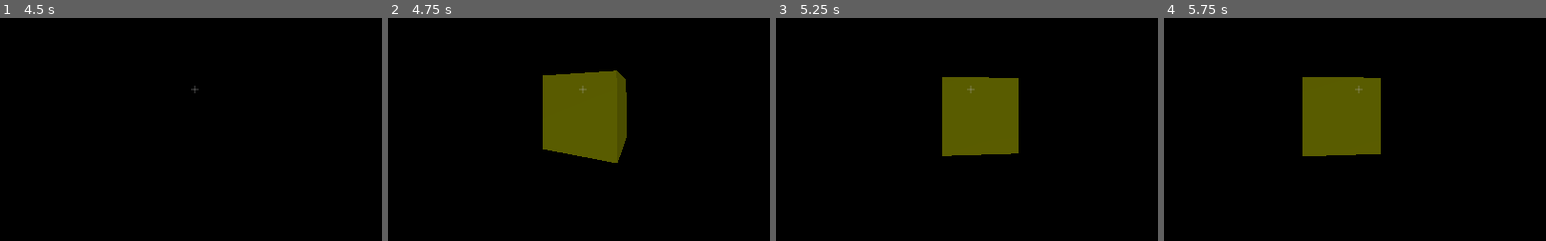
Above: before the commit, frames 1-4 (left to right).
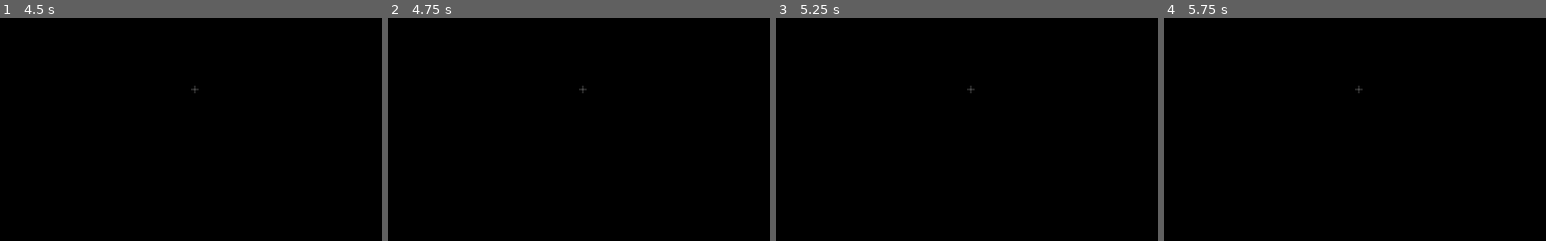
Above: after the commit, the same moments.

Repository: cozyBrain/NeuralNetworkBuilder
Game: Godot game, scene res://Session.tscn
The game is run twice, just before and just after one commit, with the same random seed, the same clock (stepped at 60 frames per second) and the same inputs.
Inputs (mouse positions are % of the whole screen's width and height, from its top left):
- Up to frame 1 (4.5 s): tap Enter at 0.5, 2.75, 4.25 s; move the mouse to (55, 50) at 0.52 s; hold W from 0.53 s (still down); tap E (KEY_E) at 0.6 s; click (55, 50) at 0.67 s; tap Space at 0.77, 1.52, 2, 3.02, 3.5, 3.77 s; tap F (KEY_F, bound only after the commit) at 0.8, 1.35 s; move the mouse to (45, 50) at 1.27 s; click (45, 50) at 1.42 s; tap 1 at 1.55 s; move the mouse to (52, 48) at 2.02 s; hold 1 2.03-2.78 s; click (52, 48) at 2.17 s; tap 2 at 2.3, 2.85 s; move the mouse to (49, 52) at 2.77 s; click (49, 52) at 2.92 s; tap 3 at 3.05 s; move the mouse to (57, 51) at 3.52 s; hold 3 3.53-4.28 s; click (57, 51) at 3.67 s; tap 4 at 3.8, 4.35 s; move the mouse to (42, 49) at 4.27 s; click (42, 49) at 4.42 s
- Up to frame 2 (4.75 s): keep holding W; tap Space at 4.52 s; tap 5 at 4.55 s
- Up to frame 3 (5.25 s): keep holding W; move the mouse to (51, 50) at 5.02 s; hold 5 from 5.03 s (still down); click (51, 50) at 5.17 s
- Up to frame 4 (5.75 s): keep holding W; keep holding 5; tap 6 at 5.3 s
The pictures show only the part of the screen within x 24-74%, y 34-84%; the shares and areas given below are measured in that part.

Frame 1 is identical in both runs. In frame 2, 8.1% of the frame differs, in the area x 40-63%, y 23-65%; in frame 3, 6.9%; in frame 4, 7.2%.

Commit message:
start to make hotbarSubSelection

Diff:
--- a/Nodes/N_OverlappingBodyDetectorNode/N_OverlappingBodyDetectorNode.tscn
+++ b/Nodes/N_OverlappingBodyDetectorNode/N_OverlappingBodyDetectorNode.tscn
@@ -6,7 +6,7 @@
 
 [sub_resource type="SpatialMaterial" id=2]
 flags_transparent = true
-albedo_color = Color( 0.976471, 1, 0, 0.0745098 )
+albedo_color = Color( 0.976471, 1, 0, 0.0313726 )
 
 [sub_resource type="CubeMesh" id=3]
 material = SubResource( 2 )
--- a/Player/Player.gd
+++ b/Player/Player.gd
@@ -10,9 +10,12 @@
 var session_path = G.default_session_path
 var Output : float = 0.5
 var Type : int = G.N_Types.Player
+var aim : Basis
 
 var hotbarSelection : int  # 0 ~ 9
 var prevHotbarSelection : int = -1
+var hotbarSubSelection : bool = false
+
 const toolcode = {  # Every toolcodes after the code n are sorted by times. ex) n, NC, B then, NC is created earlier than B.
 	NII="NodeInfoIndicator", SC="SquareConnector", PC="PointConnector",
 	H="Hand", n="none", NC="NodeCreator",
@@ -25,7 +28,7 @@
 func _physics_process(delta):
 	# movement
 	var direction = Vector3()
-	var aim = $Yaxis/Camera.get_camera_transform().basis
+	aim = $Yaxis/Camera.get_camera_transform().basis
 	if Input.is_key_pressed(KEY_W):
 		direction -= aim.z
 	if Input.is_key_pressed(KEY_S):
@@ -47,52 +50,15 @@
 	velocity = velocity.linear_interpolate(target, FLY_ACCEL * delta)
 	move_and_slide(velocity)
 
-
-	# hotBarSelection
-	if Input.is_key_pressed(KEY_1):  # add prev hotbar to detect if the player changes tool.
-		hotbarSelection = 0
-	elif Input.is_key_pressed(KEY_2):
-		hotbarSelection = 1
-	elif Input.is_key_pressed(KEY_3):
-		hotbarSelection = 2
-	elif Input.is_key_pressed(KEY_4):
-		hotbarSelection = 3
-	elif Input.is_key_pressed(KEY_5):
-		hotbarSelection = 4
-	elif Input.is_key_pressed(KEY_6):
-		hotbarSelection = 5
-	elif Input.is_key_pressed(KEY_7):
-		hotbarSelection = 6
-	elif Input.is_key_pressed(KEY_8):
-		hotbarSelection = 7
-	elif Input.is_key_pressed(KEY_9):
-		hotbarSelection = 8
-	elif Input.is_key_pressed(KEY_0):
-		hotbarSelection = 9
-	if prevHotbarSelection != hotbarSelection:  # when you select another tool
-		var prevTool = get_node("Tools/"+hotbar[prevHotbarSelection])
-		if prevTool != null:
-			if prevTool.has_method("deactivate"):
-				prevTool.deactivate()
-		var Tool = get_node("Tools/"+hotbar[hotbarSelection])
-		if Tool != null:
-			if Tool.has_method("activate"):
-				match hotbar[hotbarSelection]:
-					toolcode.NC:
-						Tool.activate(translation, aim)
-		print("changed")
-		prevHotbarSelection = hotbarSelection
-
-	var Tool = get_node("Tools/"+hotbar[hotbarSelection])
+	var Tool = get_node_or_null("Tools/"+hotbar[hotbarSelection])
 	if Tool != null:
 		if Tool.has_method("update"):
 			match hotbar[hotbarSelection]:
 				toolcode.NC:
 					Tool.update(translation, aim)
 
-
 	rayCastDetectedObject = $Yaxis/Camera/RayCast.get_collider()
-	if Input.is_action_just_pressed("KEY_E"):
+	if Input.is_action_just_pressed("KEY_F"):
 		if Tool != null:
 			match hotbar[hotbarSelection]:
 				toolcode.NII:
@@ -139,7 +105,43 @@
 			print("session doesn't have close method")
 
 func _input(event):  # _unhandled_input
-	if event is InputEventMouseMotion:  # cam movement
+	if event is InputEventKey:
+		if event.is_pressed():
+			# hotBarSelection
+			var scancode : int = event.get_scancode()
+			if 48 <= scancode and scancode <= 57:  # 0 ~ 9
+					if hotbarSubSelection:
+						var subSelection = scancode - 49
+						if subSelection == -1:
+							subSelection = 9
+						print("subSelection:", subSelection)
+						if subSelection == 9:
+							print("escape")
+							hotbarSubSelection = false
+					else:
+						hotbarSelection = scancode - 49
+						if hotbarSelection == -1:
+							hotbarSelection = 9
+						# when you select another tool
+						if prevHotbarSelection != hotbarSelection:
+							var prevTool = get_node_or_null("Tools/"+hotbar[prevHotbarSelection])
+							if prevTool != null:
+								if prevTool.has_method("deactivate"):
+									prevTool.deactivate()
+							var Tool = get_node_or_null("Tools/"+hotbar[hotbarSelection])
+							if Tool != null:
+								if Tool.has_method("activate"):
+									match hotbar[hotbarSelection]:
+										toolcode.NC:
+											Tool.activate(translation, aim)
+							prevHotbarSelection = hotbarSelection
+						else:  # when you select selected tool again
+							print("hotbarSubSelect")
+							hotbarSubSelection = true
+
+
+
+	elif event is InputEventMouseMotion:  # cam movement
 		$Yaxis.rotate_y(deg2rad(-event.relative.x * mouse_sensitivity))
 
 		var change = -event.relative.y * mouse_sensitivity
@@ -188,11 +190,14 @@
 									_:
 										print(Tool.name, ": no interaction with ", G.N_TypeToString[type])
 					toolcode.NC:
-						if event.button_index == BUTTON_WHEEL_UP:
-							Tool.distance += 0.25
+						if event.button_index == BUTTON_LEFT:
+							Tool.add()
+						elif event.button_index == BUTTON_RIGHT:
+							Tool.remove()
+						elif event.button_index == BUTTON_WHEEL_UP:
+							Tool.distance += 0.5
 						elif event.button_index == BUTTON_WHEEL_DOWN:
-							Tool.distance -= 0.25
-						print("NodeCreator")
+							Tool.distance -= 0.5
 					_:
 						print("the tool couldn't be recognized")
 			else:
--- a/Player/Tools/NodeCreator.gd
+++ b/Player/Tools/NodeCreator.gd
@@ -4,14 +4,25 @@
 export (NodePath) var session_path = G.default_session_path
 export (String) var pointPositionIndicatorResource = "res://Nodes/N_OverlappingBodyDetectorNode/N_OverlappingBodyDetectorNode.tscn"
 var pointPositionIndicator
+var pointPosition
 
 var prevPointPosition : Vector3 = Vector3(0.001, 0.002, 0.003)
 var distance : float = 2
 
-func use1(rayCastDetectedObject : Object):
-	pass
+func add():
+	if len(pointPositionIndicator.get_overlapping_bodies()) == 0:
+		var t = load("res://Nodes/N_LeakyReLU/N_LeakyReLU.tscn").instance()
+		t.translation = pointPosition
+		add_child(t)
+func remove():
+	for body in pointPositionIndicator.get_overlapping_bodies():
+		if body.Type == G.N_Types.N_Synapse:
+			continue
+		print("remove ", body)
+		body.queue_free()
+
 func update(translation, aim : Basis):
-	var pointPosition = translation
+	pointPosition = translation
 	pointPosition -= aim.z*distance
 
 	pointPosition = pointPosition.round()
@@ -23,7 +34,7 @@
 	var pointPosition = translation
 	pointPosition -= aim.z*distance
 
-	pointPosition = pointPosition.round()
+	#pointPosition = pointPosition.round()
 	if prevPointPosition != pointPosition:
 		prevPointPosition = pointPosition
 		pointPositionIndicator = load("res://Nodes/N_OverlappingBodyDetectorNode/N_OverlappingBodyDetectorNode.tscn").instance()
--- a/project.godot
+++ b/project.godot
@@ -118,6 +118,11 @@
 "events": [ Object(InputEventKey,"resource_local_to_scene":false,"resource_name":"","device":0,"alt":false,"shift":false,"control":false,"meta":false,"command":false,"pressed":false,"scancode":67,"unicode":0,"echo":false,"script":null)
  ]
 }
+KEY_F={
+"deadzone": 0.5,
+"events": [ Object(InputEventKey,"resource_local_to_scene":false,"resource_name":"","device":0,"alt":false,"shift":false,"control":false,"meta":false,"command":false,"pressed":false,"scancode":70,"unicode":0,"echo":false,"script":null)
+ ]
+}
 
 [rendering]
 
